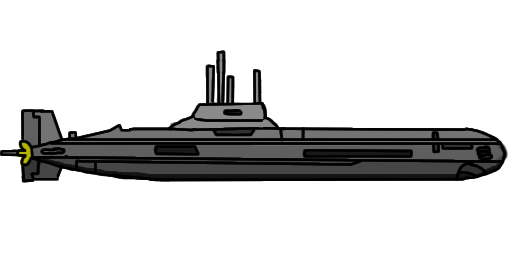
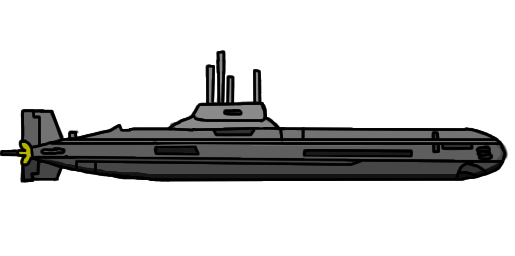
Layers edited between the first and the second w=515, h=256 image:
painted on "Layer 2 copy" over [19, 141, 413, 184]
painted on "Layer 2" over [1, 101, 505, 183]
